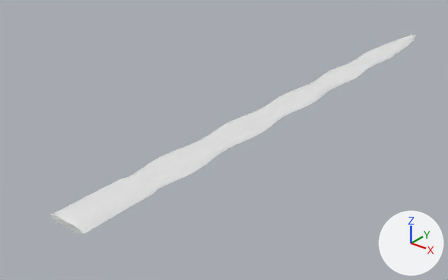
One commit to the glTF model godot/assets/waffen/modelle/schwertklinge/t2_2.glb: the scene before it, then after it.
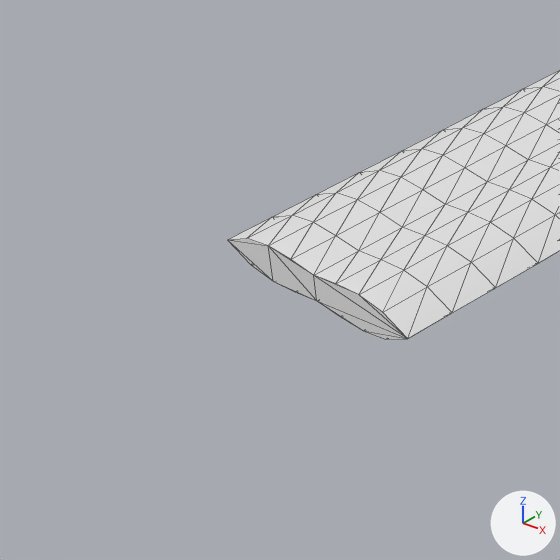
Old and new are each drawn whole from a 50 mm lens placed at (0.42, -0.177, 0.324), pointed at (-0.059, 0.421, -0.047) and again close up on the part from 1% to 25% of the width and 61% to 99% of the height. Every picture has the same lights, and +X, +Y and +Z are marked at lower right. The first two pictures are the older version. The close-ups show mesh edges as thin lines. Vertices at exactly the same position are counted once.

Names of what the first close-up shows: 'schwertklinge_t2_2'.
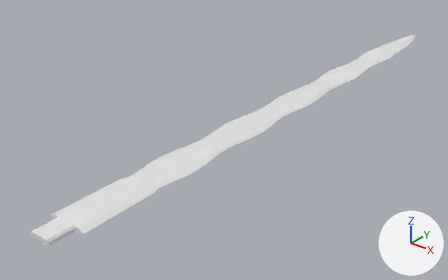
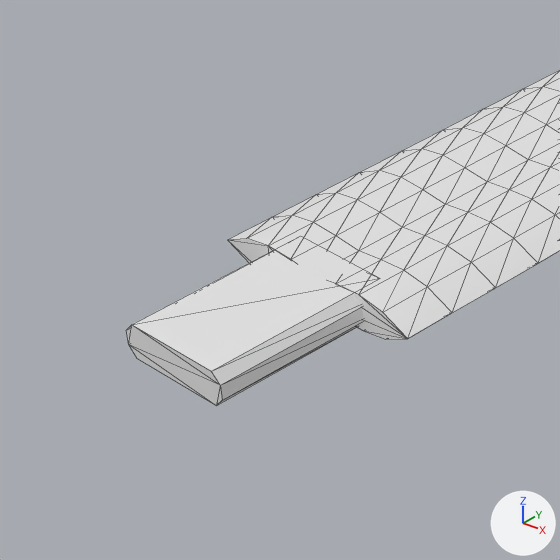
What changed in the scene script:
```text
Change me_schwertklinge_t2_2:
    used by ob_schwertklinge_t2_2; location = (0.0, 0.0, 0.0)
    remove me_schwertklinge_t2_2.from_pydata(...)  # 1281 vertices, 2558 faces; spans x -0.027..0.027, y 0.112..0.912, z -0.004..0.004
    add me_schwertklinge_t2_2.from_pydata(...)  # 1297 vertices, 2586 faces; spans x -0.027..0.027, y 0.082..0.912, z -0.004..0.004
    me_schwertklinge_t2_2 part 1: a new loose piece of 16 vertices spanning x -0.013..0.013, y 0.082..0.118, z -0.004..0.003, in mat_klinge (white #e7e7e7)
```

Boxes [x1, y1, x2, y2] around the edits, measured in the close-ups (560 x 560 px):
'schwertklinge_t2_2', reshaped
    before: [228, 70, 560, 339]
    after: [126, 70, 560, 405]
part 1 of me_schwertklinge_t2_2, added
    after: [126, 242, 368, 405]
